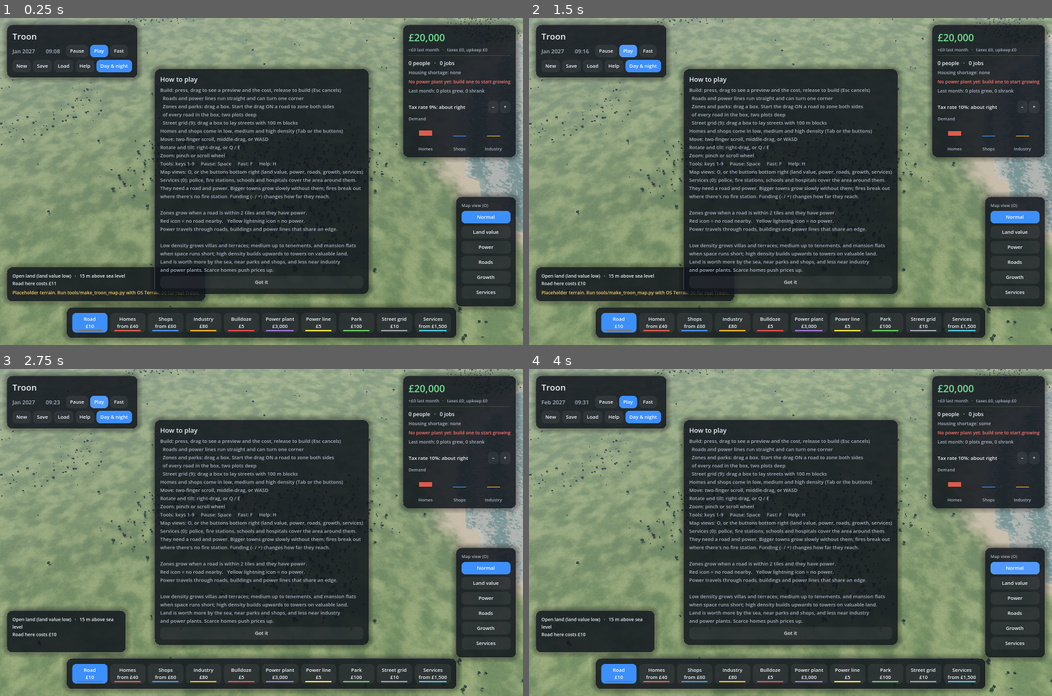
Above: before the commit, frames 1-4 (two rows, left to right).
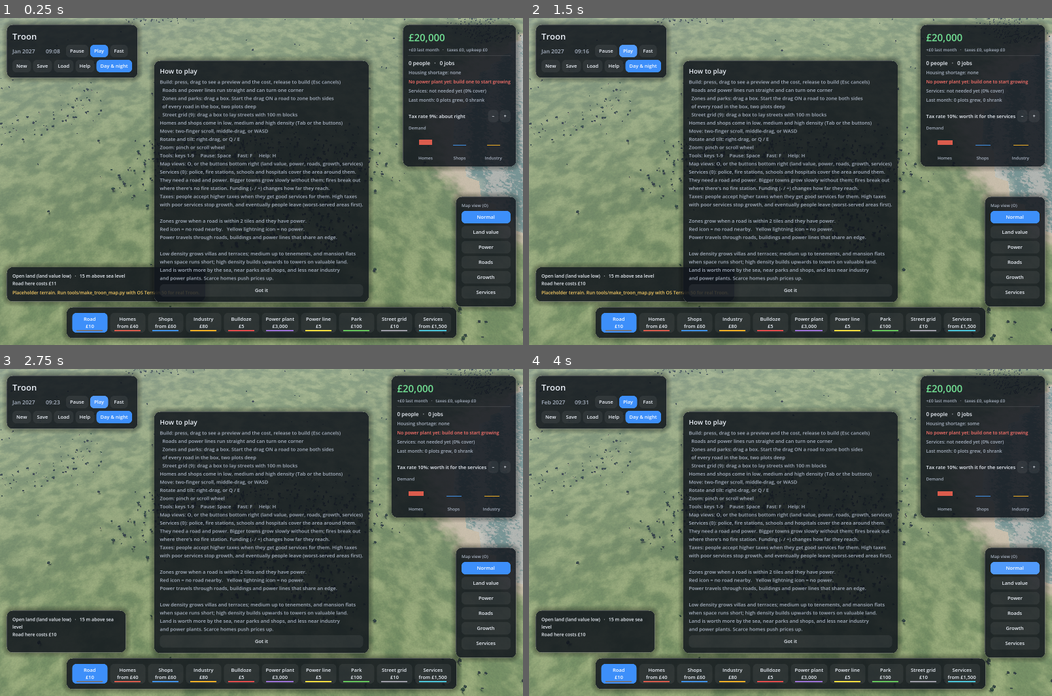
Above: after the commit, the same moments.

Repository: samdickie/city-sim-creator
Game: Godot game, scene res://game3d.tscn
Two runs of this game, one before a commit and one after it. Both use one fixed random seed, a clock stepped at 60 frames per second and the inputs below.
Inputs:
- Up to frame 1 (0.25 s): no input
- Up to frame 2 (1.5 s): click "+" at 0.5 s; click "Play" at 1.25 s
- Up to frame 3 (2.75 s): click "Play" at 2 s
- Up to frame 4 (4 s): click "Normal" at 2.75 s; click "Normal" at 3.5 s

The runs differ from the first frame. In frame 1, 9.3% of the frame differs, in the area x 28-100%, y 12-88%; in frame 2, 11%; in frame 3, 11%; in frame 4, 11%, in the area x 28-100%, y 1-88%.

Commit message:
Taxes judged against services: people stay if they get value
- Appeal weighs tax against how well homes are covered by services; good
  services make high taxes 0.3x as painful, none make them 1.3x
- Bigger towns expect services; better or worse than expected moves appeal
- People only leave with high taxes AND poor services, worst-served plots first
- HUD shows a services rating; tax wording and help explain the trade-off

Co-Authored-By: Claude Opus 5.5 <noreply@anthropic.com>
Claude-Session: https://claude.ai/code/session_01TJfN1XR5FkkXgydyT6DSGx

Diff:
--- a/scripts/hud.gd
+++ b/scripts/hud.gd
@@ -46,6 +46,7 @@
 var housing_label: Label
 var power_label: Label
 var growth_label: Label
+var services_label: Label
 var tax_label: Label
 var info_label: Label
 var message_label: Label
@@ -156,6 +157,8 @@
 	box.add_child(housing_label)
 	power_label = _label("", 14, TEXT_DIM)
 	box.add_child(power_label)
+	services_label = _label("", 14, TEXT_DIM)
+	box.add_child(services_label)
 	growth_label = _label("", 14, TEXT_DIM)
 	box.add_child(growth_label)
 	box.add_child(_divider())
@@ -371,7 +374,9 @@
 		"Map views: O, or the buttons bottom right (land value, power, roads, growth, services)\n" +
 		"Services (0): police, fire stations, schools and hospitals cover the area around them.\n" +
 		"They need a road and power. Bigger towns grow slowly without them; fires break out\n" +
-		"where there's no fire station. Funding (- / +) changes how far they reach.\n\n" +
+		"where there's no fire station. Funding (- / +) changes how far they reach.\n" +
+		"Taxes: people accept higher taxes when they get good services for them. High taxes\n" +
+		"with poor services stop growth, and eventually people leave (worst-served areas first).\n\n" +
 		"Zones grow when a road is within %d tiles and they have power.\n" % Settings.ROAD_REACH +
 		"Red icon = no road nearby.   Yellow lightning icon = no power.\n" +
 		"Power travels through roads, buildings and power lines that share an edge.\n\n" +
@@ -439,6 +444,10 @@
 		var tight: bool = sim.power_used > sim.power_supply * 0.9
 		power_label.add_theme_color_override("font_color", BAD if tight else TEXT_DIM)
 	growth_label.text = "Last month: %d plots grew, %d shrank" % [sim.grew.size(), sim.shrank.size()]
+	var service_word: String = sim.services_word()
+	services_label.text = "Services: %s (%d%% cover)" % [service_word, roundi(sim.service_score * 100.0)]
+	services_label.add_theme_color_override("font_color",
+		BAD if service_word == "poor" else (GOOD if service_word == "excellent" else TEXT_DIM))
 	tax_label.text = "Tax rate %d%%: %s" % [roundi(sim.tax_rate * 100.0), sim.tax_word()]
 	tax_label.add_theme_color_override("font_color", BAD if sim.appeal() < 0.3 else TEXT)
 	demand_box.queue_redraw()
--- a/scripts/settings.gd
+++ b/scripts/settings.gd
@@ -40,6 +40,14 @@
 # Each 1% above 9% cuts the town's pull by 10% (each 1% below adds 10%).
 # From about 19%, people and businesses start leaving.
 const TAX_DEMAND_EFFECT := 10.0
+# People put up with higher taxes when they can see them paying for good services:
+# with every home fully covered, taxes above 9% hurt only this much as much...
+const TAX_TOLERANCE_GOOD := 0.3
+# ...and with no services at all, this much more.
+const TAX_TOLERANCE_POOR := 1.3
+# Bigger towns expect services: this many people expect full cover (up to 70%).
+const SERVICES_EXPECTED_POP := 4000
+const SERVICES_EFFECT := 0.6      # how much better (or worse) than expected services move appeal
 const TAX_BASE := 2.0             # £ per resident or job per month at a 100% rate
 const ROAD_UPKEEP := 0.5          # £ per road tile per month
 
--- a/scripts/simulation.gd
+++ b/scripts/simulation.gd
@@ -49,6 +49,7 @@
 var services := [0, 0, 0, 0]          # how many of each service the town has
 var coverage := PackedFloat32Array()  # per service, per tile: 0 (none) to 1 (fully covered)
 var burned := PackedInt32Array()      # plots that burned down last month
+var service_score := 0.0              # 0-1: how well services cover the town's homes, on average
 var _coverage_dirty := true
 var layout_version := 0               # goes up whenever a tile changes type (roads, zones...)
 
@@ -169,7 +170,7 @@
 	var next_stage: int = stage_at(i, lv + 1)
 	if demand_for(t) < step_size(i) * 0.5:
 		if appeal() < 0.5:
-			return [Growth.WAITING, "waiting, taxes are too high for anyone to move in"]
+			return [Growth.WAITING, "waiting, people won't move in: taxes are high for the services they get"]
 		match t:
 			Tile.HOMES:
 				return [Growth.WAITING, "waiting, the town needs more jobs first"]
@@ -361,7 +362,7 @@
 			_net_spare[_net_id[i]] -= 1
 			grew.append(i)
 		elif lv > 0 and (not connected or not has_power or want < -down_step * 2.0) \
-				and _rng.randf() < Settings.DECLINE_CHANCE:
+				and _rng.randf() < Settings.DECLINE_CHANCE * (1.6 - local_service(i)):
 			levels[i] = lv - 1
 			wanted[t] = want + down_step
 			shrank.append(i)
@@ -738,12 +739,49 @@
 
 
 func appeal() -> float:
-	# How keen people and businesses are to come here: 1 at the default tax rate,
-	# more with lower taxes, less with higher; below 0 they start to leave.
-	return clampf(1.0 - (tax_rate - Settings.DEFAULT_TAX_RATE) * Settings.TAX_DEMAND_EFFECT, -1.0, 2.0)
+	# How keen people and businesses are to come here (1 = normal). Low taxes and
+	# good services raise it. High taxes lower it, but much less when people can
+	# see them paying for good services. Only high taxes AND poor services drive
+	# people away (below 0).
+	var pain := (tax_rate - Settings.DEFAULT_TAX_RATE) * Settings.TAX_DEMAND_EFFECT
+	if pain > 0.0:
+		pain *= lerpf(Settings.TAX_TOLERANCE_POOR, Settings.TAX_TOLERANCE_GOOD, service_score)
+	return clampf(1.0 - pain + services_feeling(), -1.0, 2.0)
+
+
+func services_expected() -> float:
+	# A village doesn't expect much; a town expects good cover.
+	return clampf(float(population) / Settings.SERVICES_EXPECTED_POP, 0.0, 0.7)
+
+
+func services_feeling() -> float:
+	# Above 0 when services are better than people expect, below when worse.
+	return (service_score - services_expected()) * Settings.SERVICES_EFFECT
+
+
+func local_service(i: int) -> float:
+	# Average cover of the four services at one plot, 0 to 1.
+	_update_coverage()
+	var total := 0.0
+	for s in 4:
+		total += coverage[s * w * h + i]
+	return total / 4.0
+
+
+func _measure_services() -> void:
+	# How well the town's homes are covered, weighted by how many live in each.
+	var people := 0
+	var covered_total := 0.0
+	for i in w * h:
+		if tiles[i] == Tile.HOMES and levels[i] > 0:
+			var n := units(i)
+			people += n
+			covered_total += n * local_service(i)
+	service_score = covered_total / people if people > 0 else 0.0
 
 
 func _update_demand() -> void:
+	_measure_services()
 	var a := appeal()
 	var workers := population * Settings.WORKER_SHARE
 	var spare_jobs := jobs() - workers          # below 0 = people out of work
@@ -770,15 +808,29 @@
 func tax_word() -> String:
 	# How the tax rate is going down, for the HUD.
 	var a := appeal()
+	var high := tax_rate > Settings.DEFAULT_TAX_RATE + 0.005
 	if a >= 1.3:
 		return "attracting people"
 	if a >= 0.7:
-		return "about right"
+		return "worth it for the services" if high else "about right"
 	if a >= 0.3:
 		return "putting people off"
 	if a >= 0.0:
 		return "stopping growth"
-	return "people are leaving"
+	return "people are leaving" if not high else "people are leaving (high taxes, poor services)"
+
+
+func services_word() -> String:
+	var gap := service_score - services_expected()
+	if population < 300:
+		return "not needed yet"
+	if gap >= 0.15:
+		return "excellent"
+	if gap >= 0.0:
+		return "good"
+	if gap >= -0.25:
+		return "patchy"
+	return "poor"
 
 
 func demand_bar(t: int) -> float:
Not shown, changed: GAME_DESIGN.md
